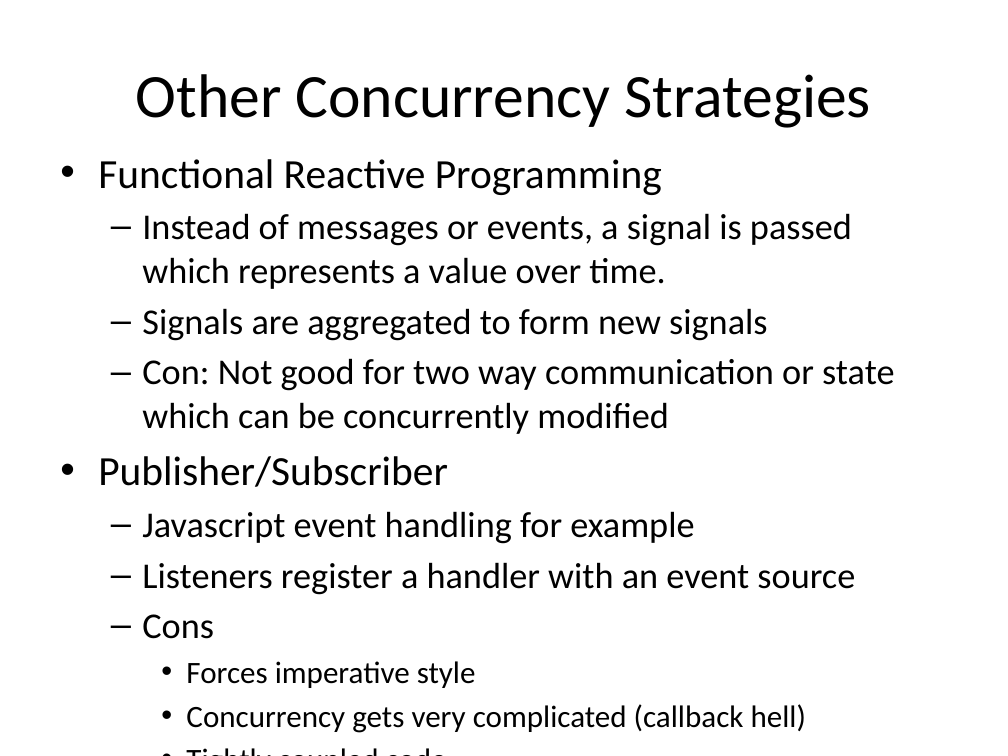
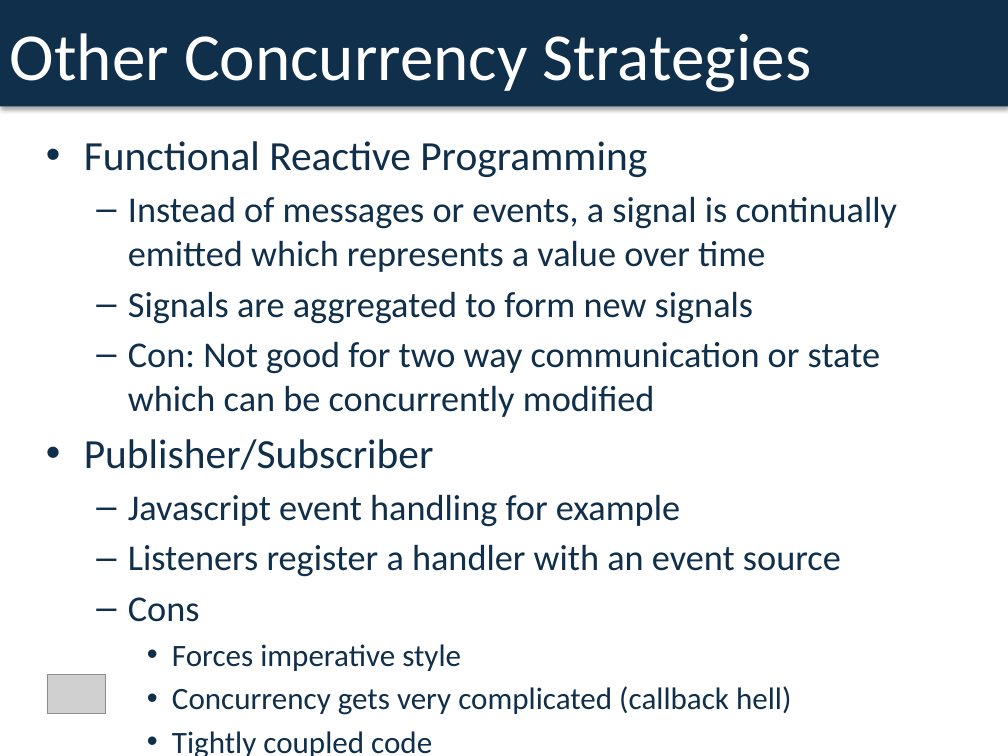
Before and after one commit to dspeele/react-vs-shared-state-inventory, a slide deck: slide 11 of React Vs Shared State Deck.pptx (slide 10 before the commit). Drawn at 1008x756 pixels with LibreOffice and Linux fonts; fonts in the diff are those of the drawing; grey boxes stand for pictures. Boxes give left, top, right and bottom in pixels: in the first picture for what was removed or moved away, otherwise in the second. Text is boxed around its words. In the diff, an @@ line names an element or a change of style, - is before the commit and + after.

```diff
--- a/React Vs Shared State Deck.pptx
+++ b/React Vs Shared State Deck.pptx
@@ rectangle "Other Concurrency Strategies" resized from (x1=136, y1=74, x2=870, y2=128) to (x1=0, y1=0, x2=1008, y2=106) @@
@@ rectangle "Other Concurrency Strategies" at (x1=0, y1=0, x2=1008, y2=106): size 44 to 48 pt, text colour #000000 to #FFFFFF; alignment centre to left; fill none to #102F4B; shadow on @@
@@ text "Functional Reactive Programming" moved from (x1=98, y1=159, x2=894, y2=733) to (x1=84, y1=141, x2=898, y2=715) @@
@@ text at (x1=84, y1=141, x2=880, y2=715): text colour #000000 to #102F4B in "Functional Reactive Programming", "Signals are aggregated to form new signals", "Con: Not good for two way communication ...", "Publisher/Subscriber" and 6 more places @@
@@ text at (x1=128, y1=196, x2=898, y2=272): text changed; text colour #000000 to #102F4B @@
-  – Instead of messages or events, a signal is passed which represents a value over time.
+  – Instead of messages or events, a signal is continually emitted which represents a value over time
@@ picture added at (x1=47, y1=674, x2=106, y2=714) @@
```
Also in this commit, not shown: 11 other slides changed, 2 slides added, 3 slides removed.
